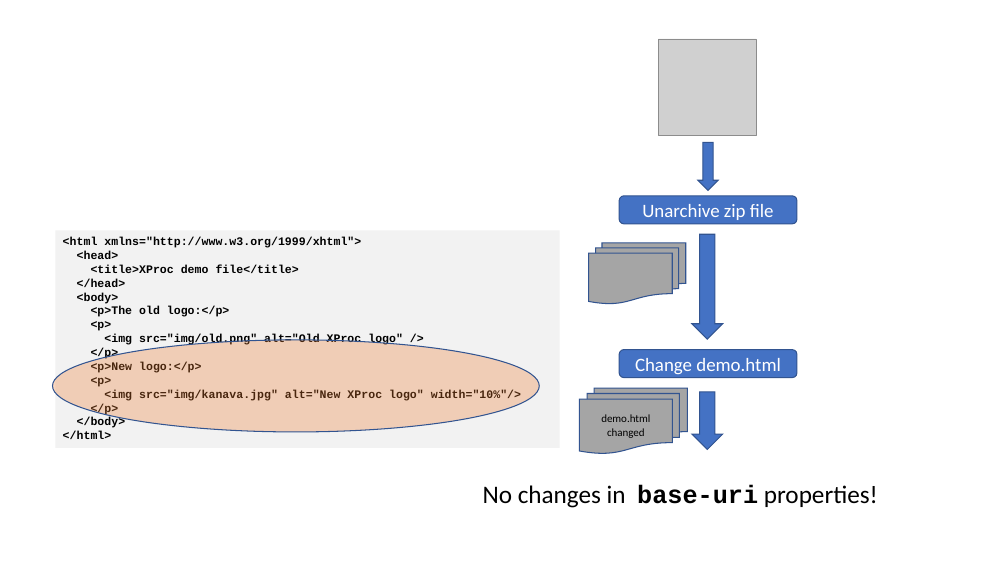
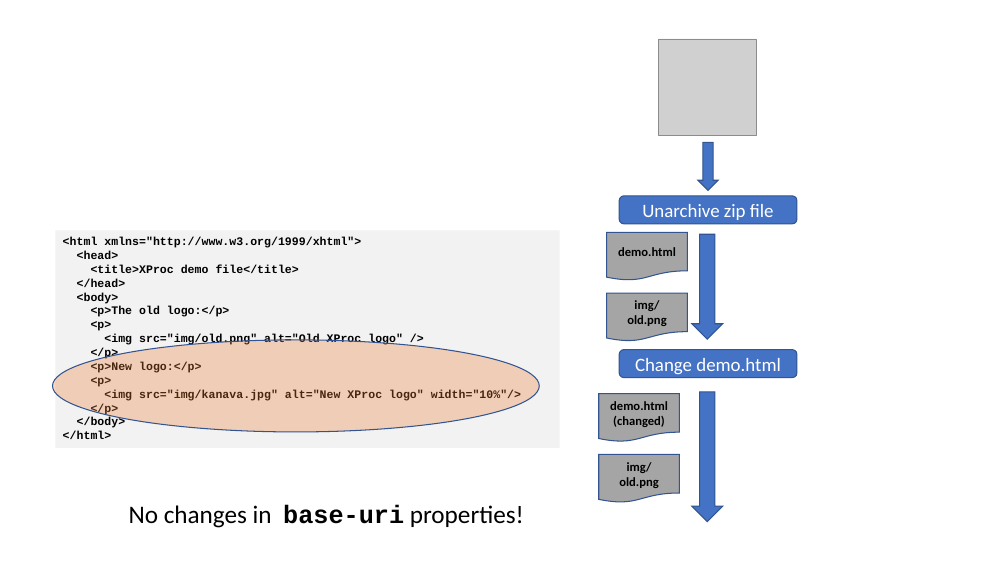
Before and after one commit to xatapult/working-with-zip-demo-prague-2020, a slide deck: slide 7 of presentation/Prague-2020-working-with-zip.pptx. Drawn at 1008x567 pixels with LibreOffice and Linux fonts; fonts in the diff are those of the drawing; grey boxes stand for pictures; background and template pictures are left out. Boxes give left, top, right and bottom in pixels: in the first picture for what was removed or moved away, otherwise in the second. Text is boxed around its words. In the diff, an @@ line names an element or a change of style, - is before the commit and + after.

Commit message:
Presentation changes

```diff
--- a/presentation/Prague-2020-working-with-zip.pptx
+++ b/presentation/Prague-2020-working-with-zip.pptx
@@ flow chart document added at [607,232,688,281], fill #A5A5A5, outline #325491 1 pt, 12 pt, text #000000, bold @@
+demo.html
@@ flow chart multidocument removed at [589,243,686,304] @@
@@ flow chart document added at [607,293,688,342], fill #A5A5A5, outline #325491 1 pt, 12 pt, text #000000, bold @@
+img/
+old.png
@@ flow chart document "demo.html (changed)": place and size @@
-flow chart document "demo.html (changed)" at [579,388,687,454]
+flow chart document "demo.html (changed)" at [599,394,680,442]
@@ flow chart document "demo.html (changed)" at [599,394,680,442]: flow chart multidocument to flow chart document @@
@@ text in flow chart document at [610,401,668,427]: text changed; size 10.5 to 12 pt; bold on @@
-demo.html changed
+demo.html
+(changed)
@@ down arrow: place and size @@
-down arrow at [692,392,723,449]
+down arrow at [692,392,723,521]
@@ flow chart document added at [599,454,680,503], fill #A5A5A5, outline #325491 1 pt, 12 pt, text #000000, bold @@
+img/
+old.png
@@ text "No changes in base-uri properties!": place and size @@
-text "No changes in base-uri properties!" at [483,485,878,508]
+text "No changes in base-uri properties!" at [129,505,524,528]
```
Also in this commit, not shown: 2 other slides changed, 1 other file.
